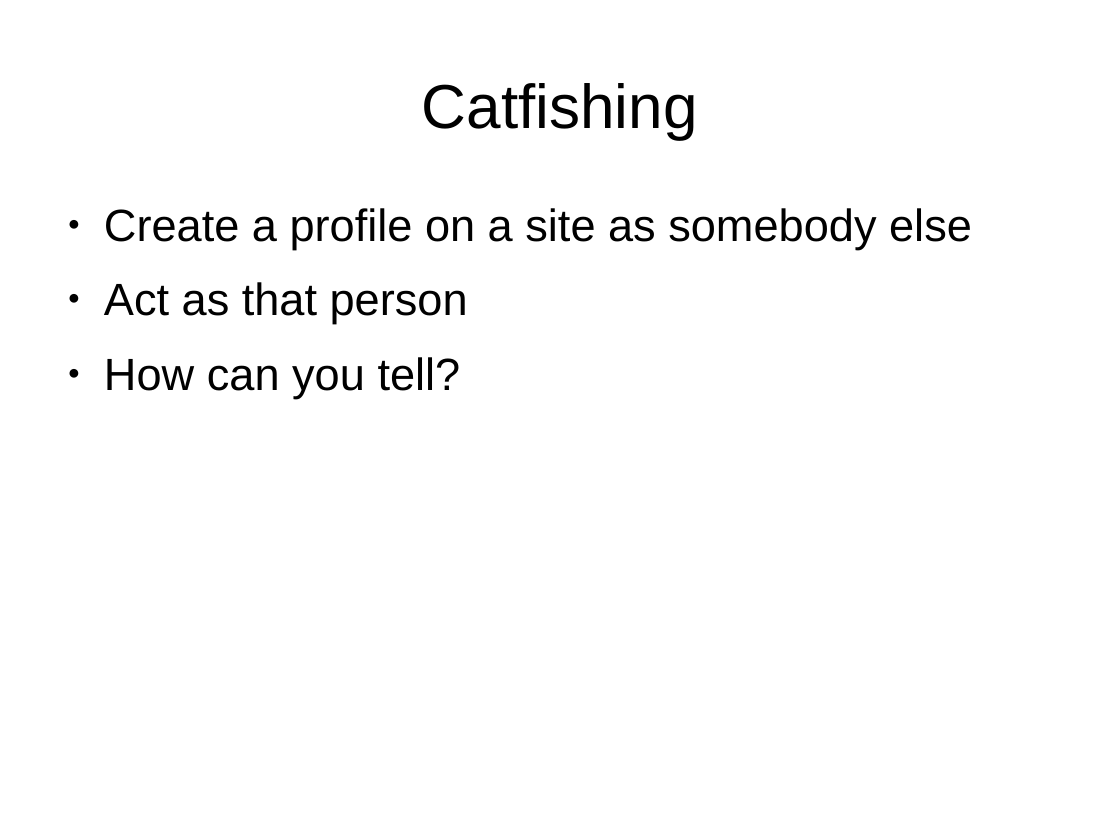
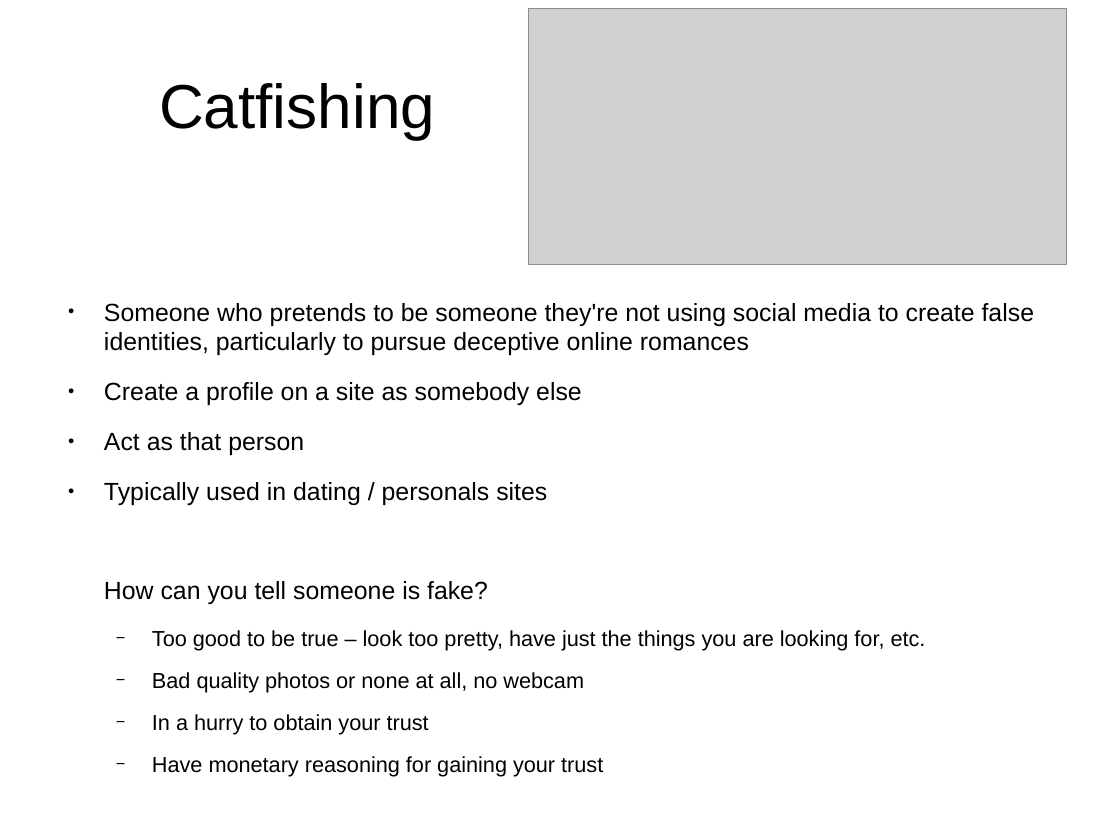
Before and after one commit to inidsol/LightningTalks, a slide deck: slide 7 of spoofing_identity.odp (slide 5 before the commit). Drawn at 1120x840 pixels with LibreOffice and Linux fonts; fonts in the diff are those of the drawing; grey boxes stand for pictures. Boxes give left, top, right and bottom in pixels: in the first picture for what was removed or moved away, otherwise in the second. Text is boxed around its words. In the diff, an @@ line names an element or a change of style, - is before the commit and + after.

```diff
--- a/spoofing_identity.odp
+++ b/spoofing_identity.odp
@@ picture added at <box>528,9,1067,264</box> @@
@@ title "Catfishing" at <box>159,83,435,139</box>: alignment centre to left @@
@@ text at <box>104,303,1035,355</box>: paragraph added @@
+● Someone who pretends to be someone they're not using social media to create false identities, particularly to pursue deceptive online romances
@@ text at <box>104,382,582,455</box>: size 32 to 17.6 pt in "Create a profile on a site as ...", "Act as that person" @@
@@ text at <box>104,482,926,777</box>: text changed; size 32 to 15.4 pt @@
-● How can you tell?
+● Typically used in dating / personals sites
+How can you tell someone is fake?
+  − Too good to be true – look too pretty, have just the things you are looking for, etc.
+  − Bad quality photos or none at all, no webcam
+  − In a hurry to obtain your trust
+  − Have monetary reasoning for gaining your trust
```
Also in this commit, not shown: 4 other slides changed, 4 slides added, 2 slides removed, 2 other files.
